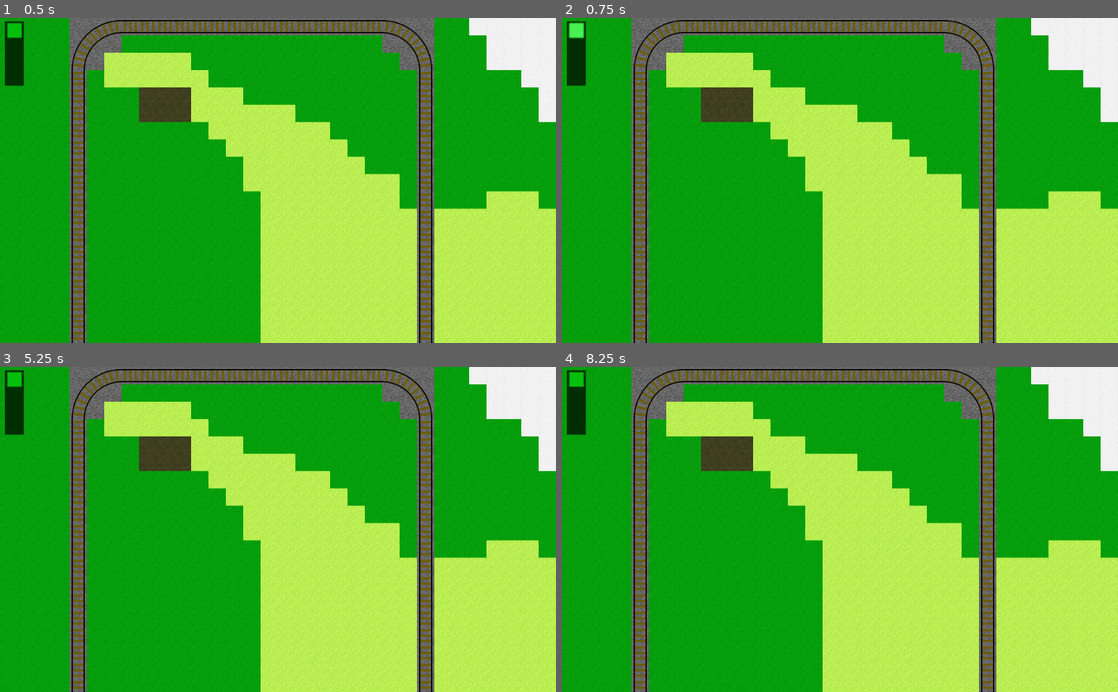
Above: before the commit, frames 1-4 (two rows, left to right).
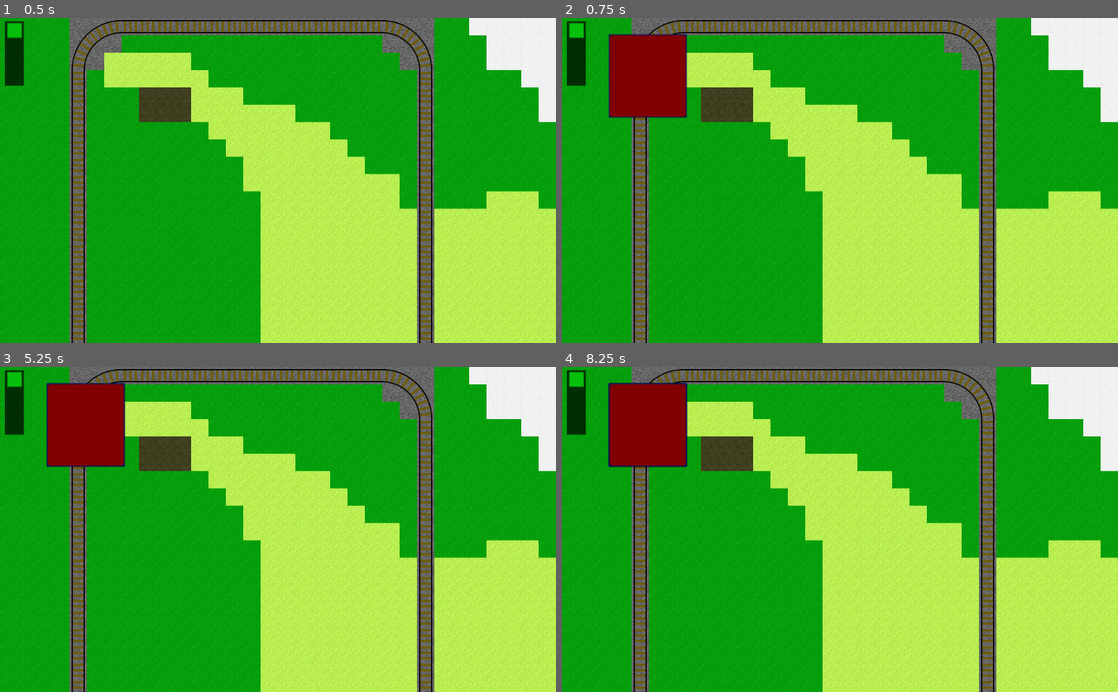
Above: after the commit, the same moments.

Repository: 2zqa/traingame
Game: Godot game, scene res://Scenes/World.tscn
Same seed, same stepped clock (60 frames per second), same inputs: the game is played once before the commit and once after it.
Inputs (mouse positions are in pixels of both pictures, inside the frame that each line leads up to):
- Up to frame 1 (0.5 s): no input
- Up to frame 2 (0.75 s): click (578, 31) at 0.52 s
- Up to frame 3 (5.25 s): click (16, 380) at 1.27 s; click (16, 380) at 2.02 s; click (16, 380) at 2.77 s; click (16, 380) at 3.52 s; click (16, 380) at 4.27 s; tap Enter at 5 s; move the mouse to (400, 513) at 5.02 s; click (400, 513) at 5.17 s
- Up to frame 4 (8.25 s): tap Space at 5.75, 7.25 s; move the mouse to (728, 545) at 5.77 s; click (728, 545) at 5.92 s; tap Enter at 6.5, 8 s; move the mouse to (895, 458) at 6.52 s; click (895, 458) at 6.67 s; move the mouse to (812, 594) at 7.27 s; click (812, 594) at 7.42 s; move the mouse to (1006, 578) at 8.02 s; click (1006, 578) at 8.17 s

Frame 1 is identical in both runs. In frame 2, 3.8% of the frame differs, in the area x 1-23%, y 1-31%; in frame 3, 3.7%; in frame 4, 3.7%.

Commit message:
Attempt to add popup menu

Diff:
--- /dev/null
+++ b/Scenes/GroundTileSelectorPopup.tscn
@@ -0,0 +1,21 @@
+[gd_scene load_steps=2 format=2]
+
+[ext_resource path="res://images/menu_background.png" type="Texture" id=1]
+
+[node name="GroundSelector" type="Control"]
+anchor_right = 1.0
+anchor_bottom = 1.0
+
+[node name="NinePatchRect" type="NinePatchRect" parent="."]
+margin_left = 152.9
+margin_top = 46.0
+margin_right = 443.9
+margin_bottom = 357.05
+texture = ExtResource( 1 )
+region_rect = Rect2( 0, 0, 74, 74 )
+patch_margin_left = 16
+patch_margin_top = 16
+patch_margin_right = 16
+patch_margin_bottom = 16
+axis_stretch_horizontal = 1
+axis_stretch_vertical = 1
--- /dev/null
+++ b/Scenes/SideMenu.gd
@@ -0,0 +1,17 @@
+extends ColorRect
+
+const GroundTileSelectorPopup = preload("res://Scenes/GroundTileSelectorPopup.tscn")
+
+# Called when the node enters the scene tree for the first time.
+func _ready() -> void:
+    pass # Replace with function body.
+
+# Called every frame. 'delta' is the elapsed time since the previous frame.
+#func _process(delta: float) -> void:
+#    pass
+
+
+func _on_SelectGroundButton_pressed() -> void:
+    print("Hi")
+    var popup = GroundTileSelectorPopup.instance()
+    self.add_child(popup)
--- a/Scenes/SideMenu.tscn
+++ b/Scenes/SideMenu.tscn
@@ -1,7 +1,8 @@
-[gd_scene load_steps=3 format=2]
+[gd_scene load_steps=4 format=2]
 
-[ext_resource path="res://images/menu_terrain.png" type="Texture" id=1]
-[ext_resource path="res://images/menu_terrain_hover.png" type="Texture" id=2]
+[ext_resource path="res://Scenes/SideMenu.gd" type="Script" id=1]
+[ext_resource path="res://images/menu_terrain.png" type="Texture" id=2]
+[ext_resource path="res://images/menu_terrain_hover.png" type="Texture" id=3]
 
 [node name="SideMenu" type="ColorRect"]
 margin_left = 17.0
@@ -9,6 +10,7 @@
 margin_right = 87.0
 margin_bottom = 249.0
 color = Color( 0, 0, 0, 0.705882 )
+script = ExtResource( 1 )
 
 [node name="GridContainer" type="GridContainer" parent="."]
 margin_left = 4.0
@@ -16,8 +18,10 @@
 margin_right = 40.0
 margin_bottom = 40.0
 
-[node name="TextureButton" type="TextureButton" parent="GridContainer"]
+[node name="SelectGroundButton" type="TextureButton" parent="GridContainer"]
 margin_right = 64.0
 margin_bottom = 64.0
-texture_normal = ExtResource( 1 )
-texture_hover = ExtResource( 2 )
+texture_normal = ExtResource( 2 )
+texture_hover = ExtResource( 3 )
+
+[connection signal="pressed" from="GridContainer/SelectGroundButton" to="." method="_on_SelectGroundButton_pressed"]
Binary file added: images/menu_background.png
Not shown, added: images/menu_background.png.import
